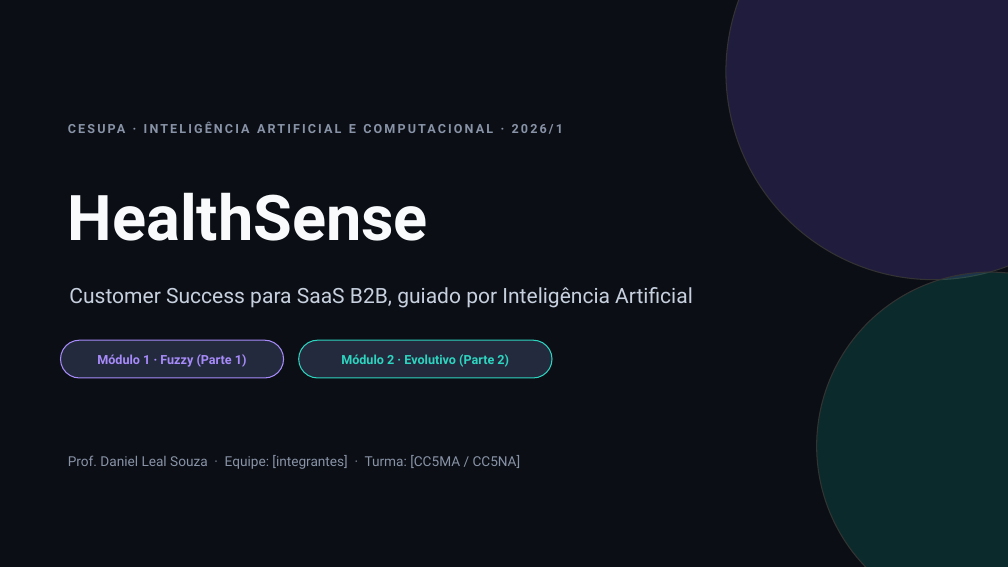
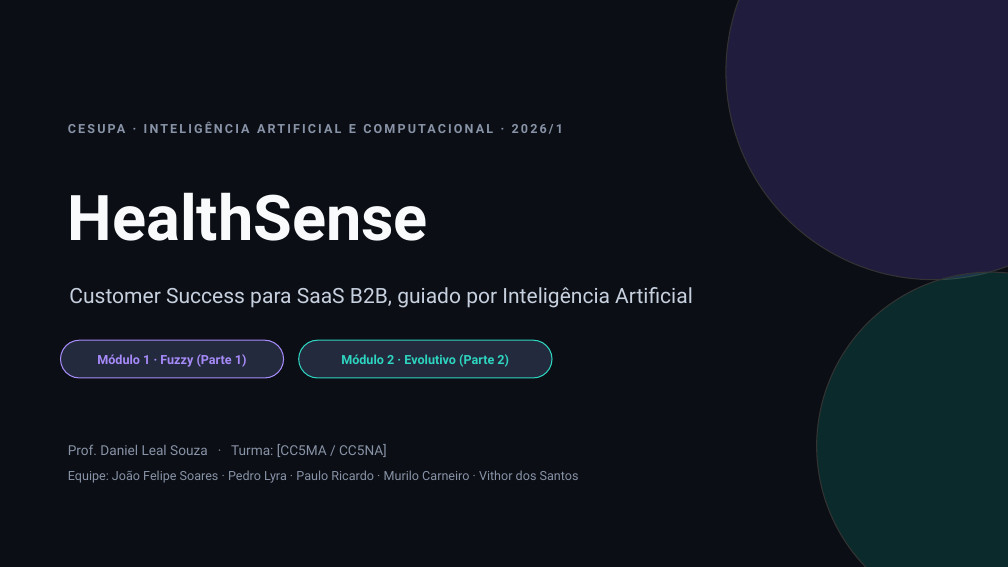
Before and after one commit to Jfdeev/healthsense, a slide deck: slide 1 of docs/HealthSense_Apresentacao.pptx. Drawn at 1008x567 pixels with LibreOffice and Linux fonts; fonts in the diff are those of the drawing. Boxes give left, top, right and bottom in pixels: in the first picture for what was removed or moved away, otherwise in the second. Text is boxed around its words. In the diff, an @@ line names an element or a change of style, - is before the commit and + after.

```diff
--- a/docs/HealthSense_Apresentacao.pptx
+++ b/docs/HealthSense_Apresentacao.pptx
@@ text at bbox=[68, 444, 387, 457]: text changed @@
-Prof. Daniel Leal Souza · Equipe: [integrantes] · Turma: [CC5MA / CC5NA]
+Prof. Daniel Leal Souza · Turma: [CC5MA / CC5NA]
@@ text added at bbox=[68, 470, 579, 483], 12 pt, text #8893A7 @@
+Equipe: João Felipe Soares · Pedro Lyra · Paulo Ricardo · Murilo Carneiro · Vithor dos Santos
```
Also in this commit, not shown: 4 other files.
